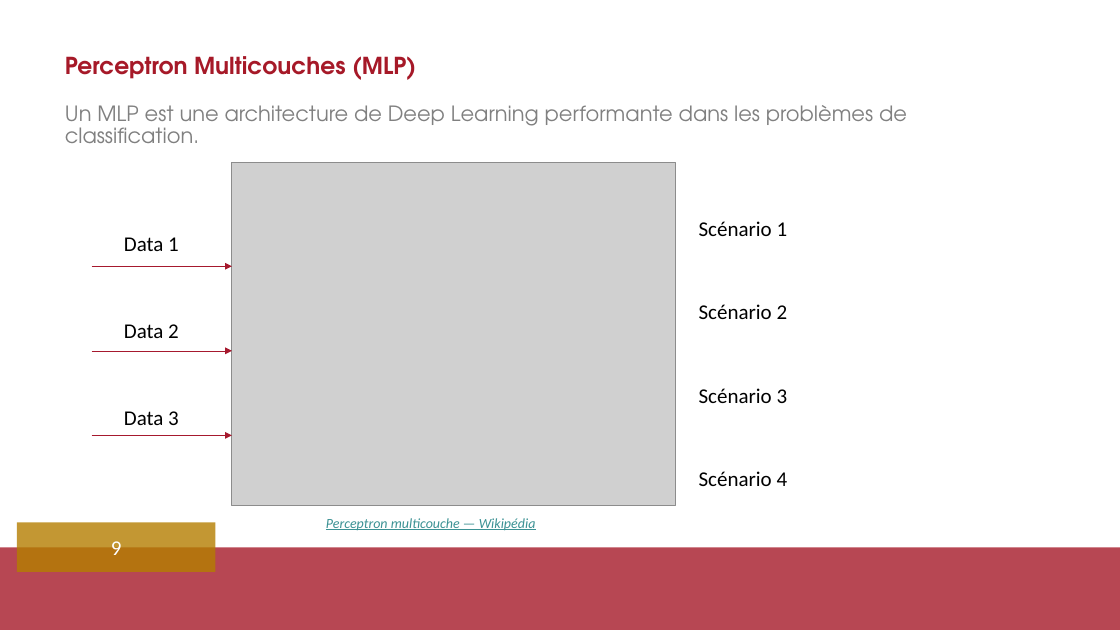
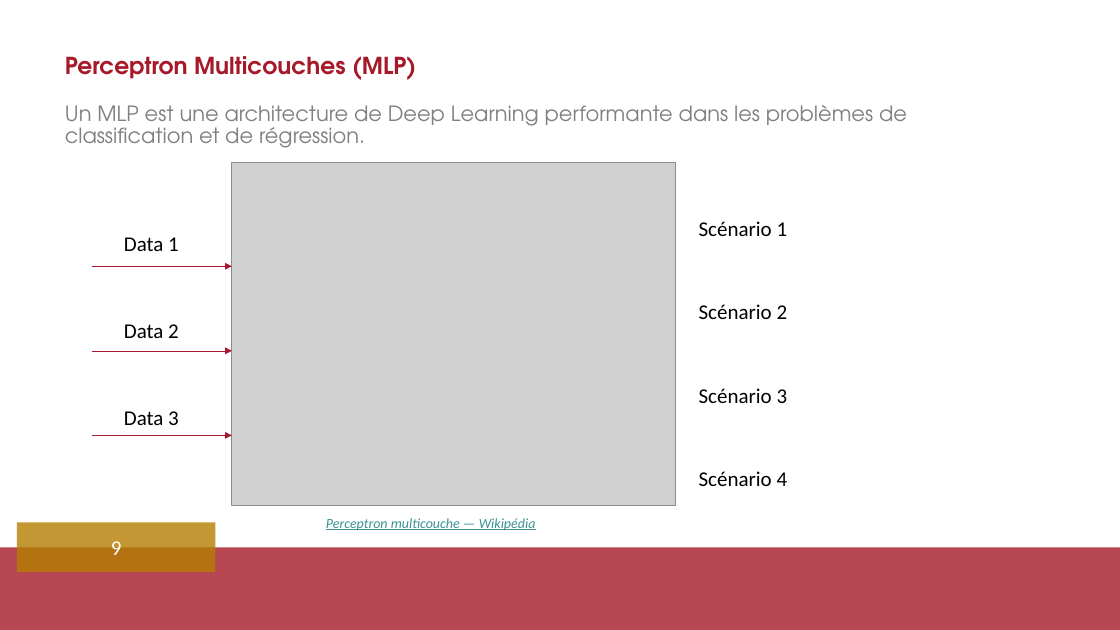
Before and after one commit to alfux/multilayer-perceptron, a slide deck: slide 9 of others/20250114_GPS_NRJ.pptx. Drawn at 1120x630 pixels with LibreOffice and Linux fonts; fonts in the diff are those of the drawing; grey boxes stand for pictures; background and template pictures are left out. Boxes give left, top, right and bottom in pixels: in the first picture for what was removed or moved away, otherwise in the second. Text is boxed around its words. In the diff, an @@ line names an element or a change of style, - is before the commit and + after.

```diff
--- a/others/20250114_GPS_NRJ.pptx
+++ b/others/20250114_GPS_NRJ.pptx
@@ text at <box>65,105,907,148</box>: text changed @@
-Un MLP est une architecture de Deep Learning performante dans les problèmes de classification.
+Un MLP est une architecture de Deep Learning performante dans les problèmes de classification et de régression.
```
Also in this commit, not shown: 5 other slides changed, 9 other files.
